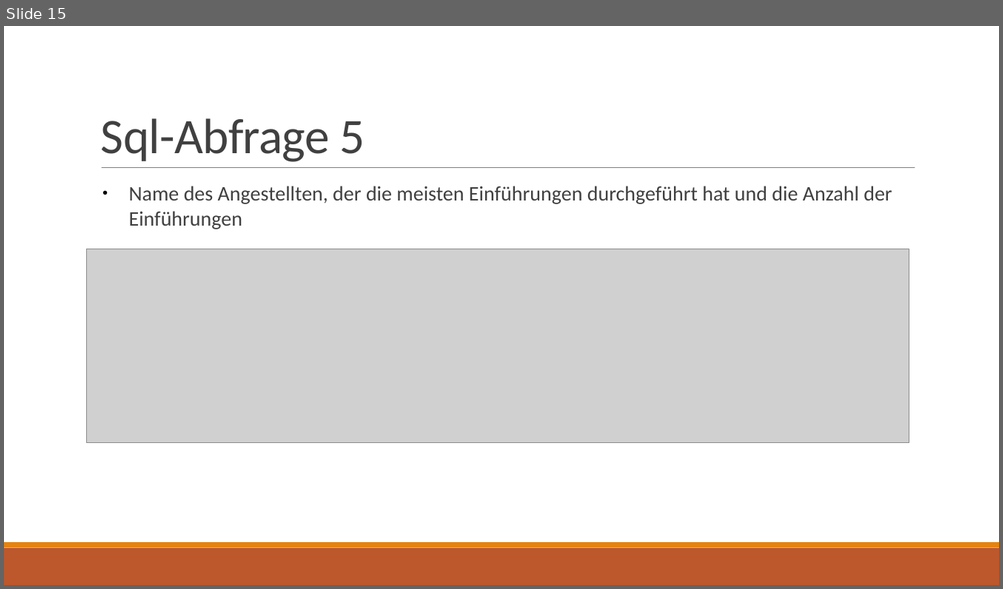
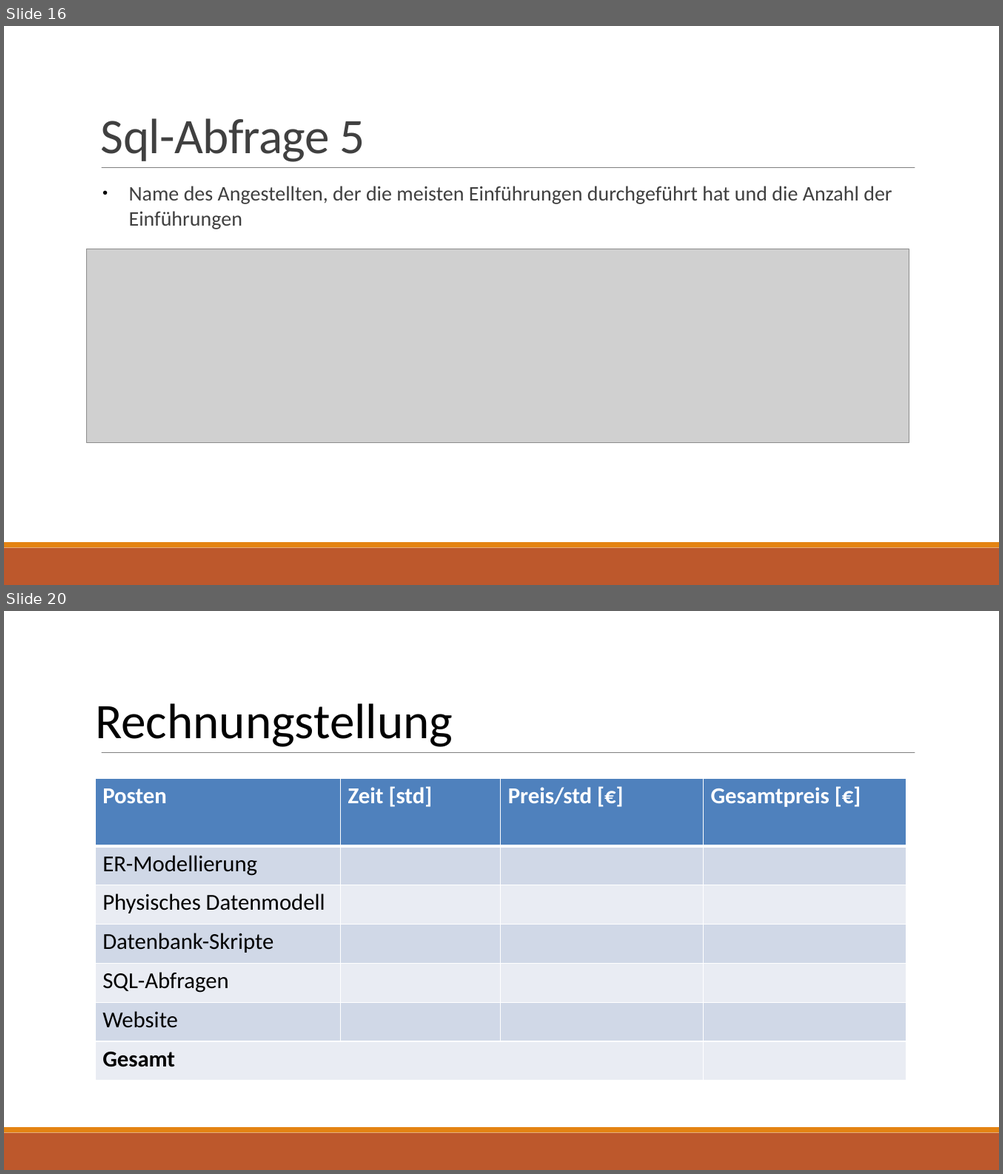
Before and after one commit to LennartDuemke/Datenbanken_LevelUP, a slide deck: Präsentationen/Präsentation_Datenbanken_3.pptx. Shown one above the other, each under a label of ours: slide 15 before the commit, slides 16 and 20 after it; the slides between them are not shown. The pictures are 1003x589 and 1003x1174 pixels, drawn with LibreOffice and Linux fonts; fonts in the diff are those of the drawing; grey boxes stand for pictures. Boxes give left, top, right and bottom in pixels: in the first picture for what was removed or moved away, otherwise in the second. Text is boxed around its words. In the diff, an @@ line names an element or a change of style, - is before the commit and + after.

```diff
--- a/Präsentationen/Präsentation_Datenbanken_3.pptx
+++ b/Präsentationen/Präsentation_Datenbanken_3.pptx
@@ slide 20 added at box(4, 611, 999, 1170), background #FFFFFF; not listed: 3 template elements that a slide beside it also shows @@
@@ title added at box(95, 703, 452, 747), 48 pt, text #000000 @@
+Rechnungstellung
@@ table added at box(95, 779, 906, 1081), 7 rows, 4 columns @@
+Posten | Zeit [std] | Preis/std [€] | Gesamtpreis [€]
+ER-Modellierung |  |  | 
+Physisches Datenmodell |  |  | 
+Datenbank-Skripte |  |  | 
+SQL-Abfragen |  |  | 
+Website |  |  | 
+Gesamt |  |  | 
@@ what was slide 15 is now slide 16 @@
```
Also in this commit, not shown: 4 slides changed, 4 other slides added, 1 slide removed.
